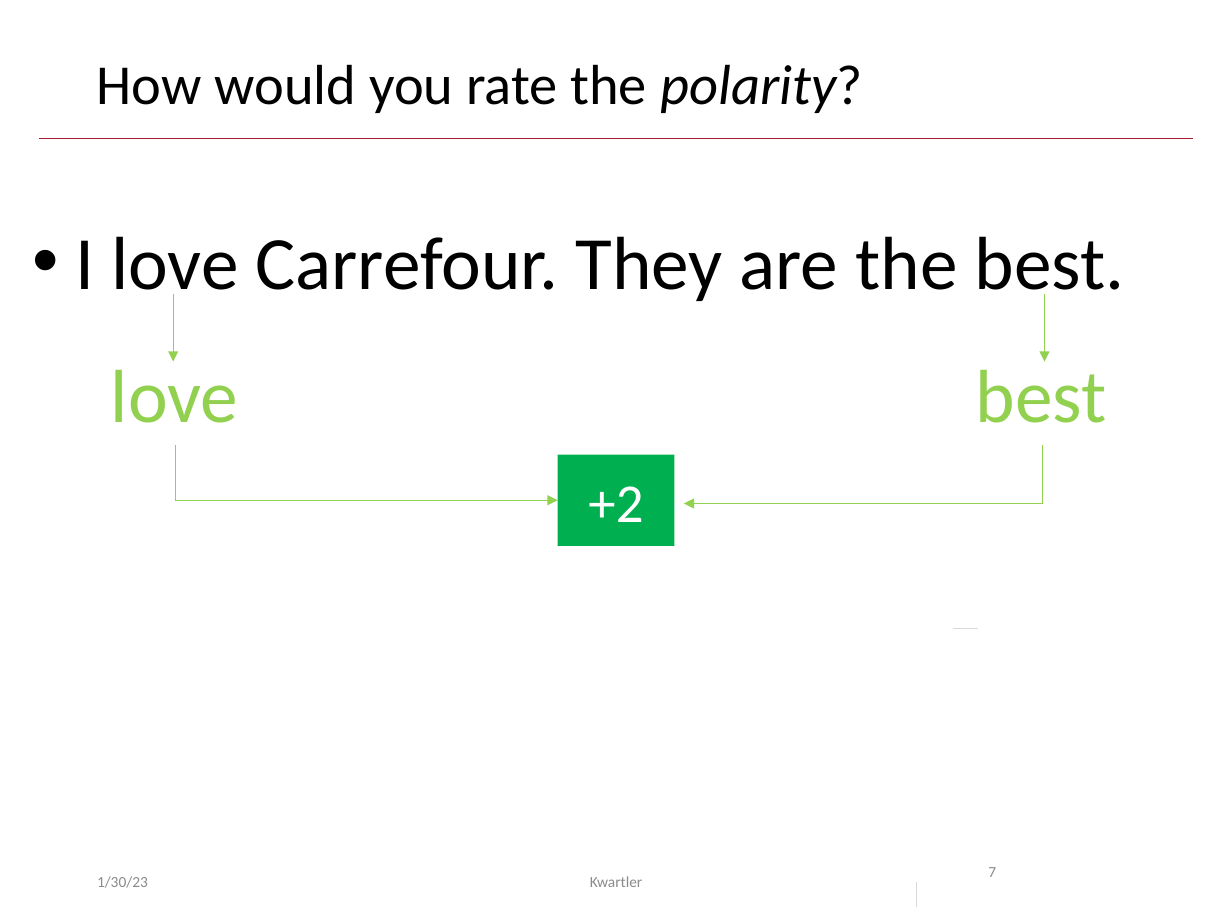
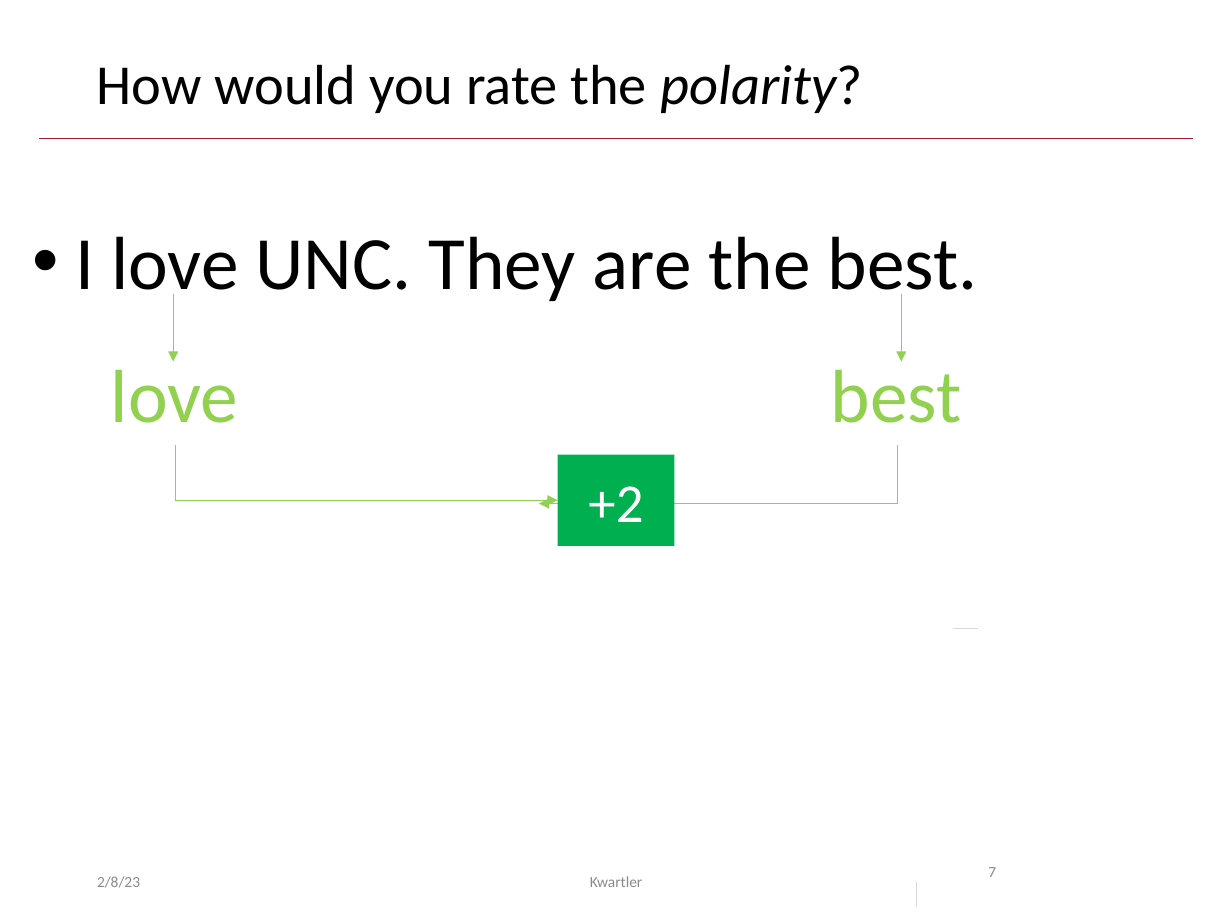
Before and after one commit to kwartler/Odum_Feb_23, a slide deck: slide 7 of lessons/Feb10/Class3A_polarity.pptx. Drawn at 1232x924 pixels with LibreOffice and Linux fonts; fonts in the diff are those of the drawing. Boxes give left, top, right and bottom in pixels: in the first picture for what was removed or moved away, otherwise in the second. Text is boxed around its words. In the diff, an @@ line names an element or a change of style, - is before the commit and + after.

```diff
--- a/lessons/Feb10/Class3A_polarity.pptx
+++ b/lessons/Feb10/Class3A_polarity.pptx
@@ text at <box>75,236,978,307</box>: text changed @@
-• I love Carrefour. They are the best.
+• I love UNC. They are the best.
@@ 1 text, 1 arrow, 1 elbow arrow: place and size @@
-1 text, 1 arrow, 1 elbow arrow at <box>684,293,1107,504</box>
+1 text, 1 arrow, 1 elbow arrow at <box>538,293,962,504</box>
@@ text at <box>97,876,140,888</box>: text changed @@
-1/30/23
+2/8/23
```
Also in this commit, not shown: 13 other slides changed, 14 other files.
